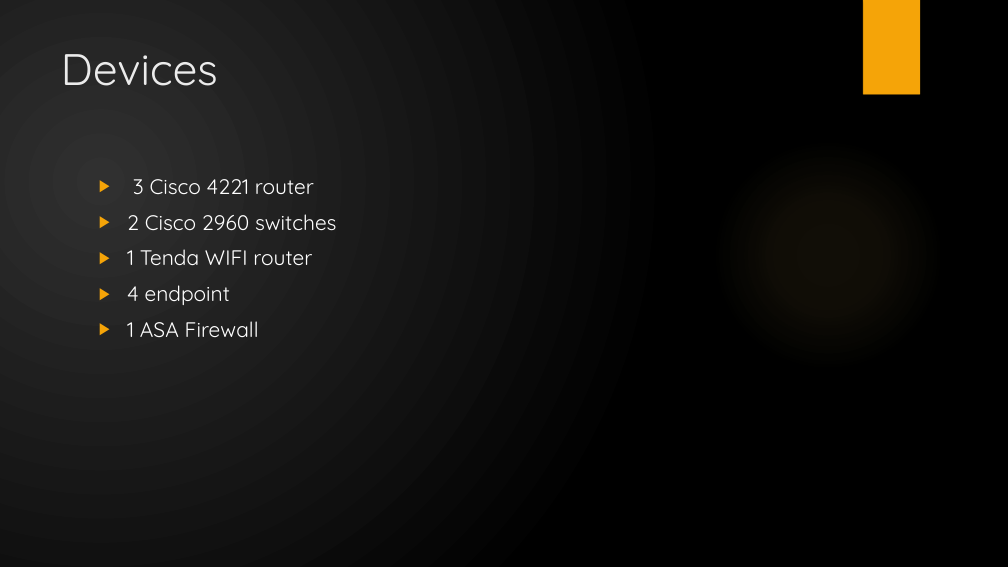
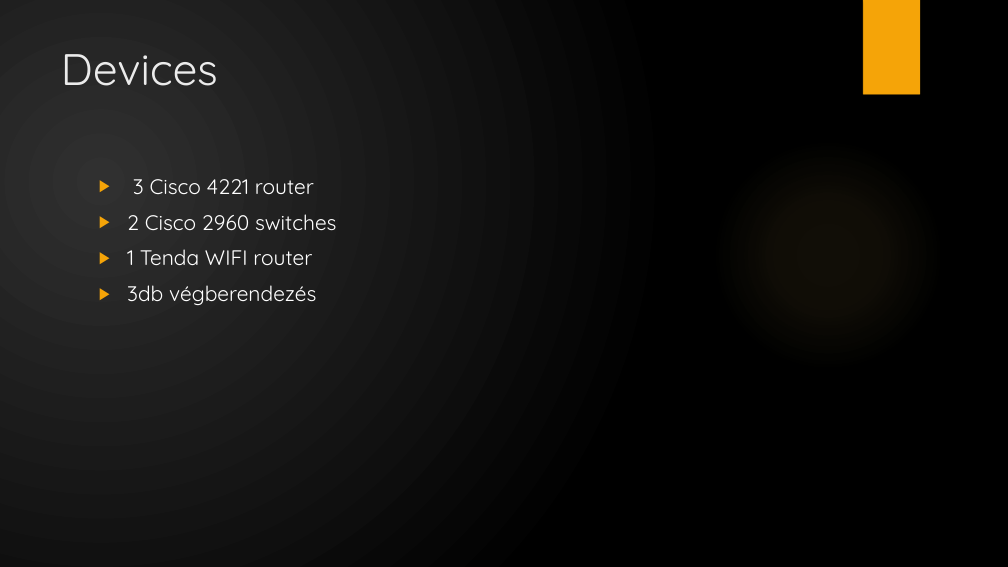
Before and after one commit to LajkaK2006/BorsodNet, a slide deck: slide 3 of BorsodNet.pptx. Drawn at 1008x567 pixels with LibreOffice and Linux fonts; fonts in the diff are those of the drawing; background and template pictures are left out. Boxes give left, top, right and bottom in pixels: in the first picture for what was removed or moved away, otherwise in the second. Text is boxed around its words. In the diff, an @@ line names an element or a change of style, - is before the commit and + after.

```diff
--- a/BorsodNet.pptx
+++ b/BorsodNet.pptx
@@ text at [127,285,316,305]: text changed @@
-▶ 4 endpoint
-▶ 1 ASA Firewall
+▶ 3db végberendezés
```
Also in this commit, not shown: 3 other slides changed, 5 slides removed, 1 other file.
